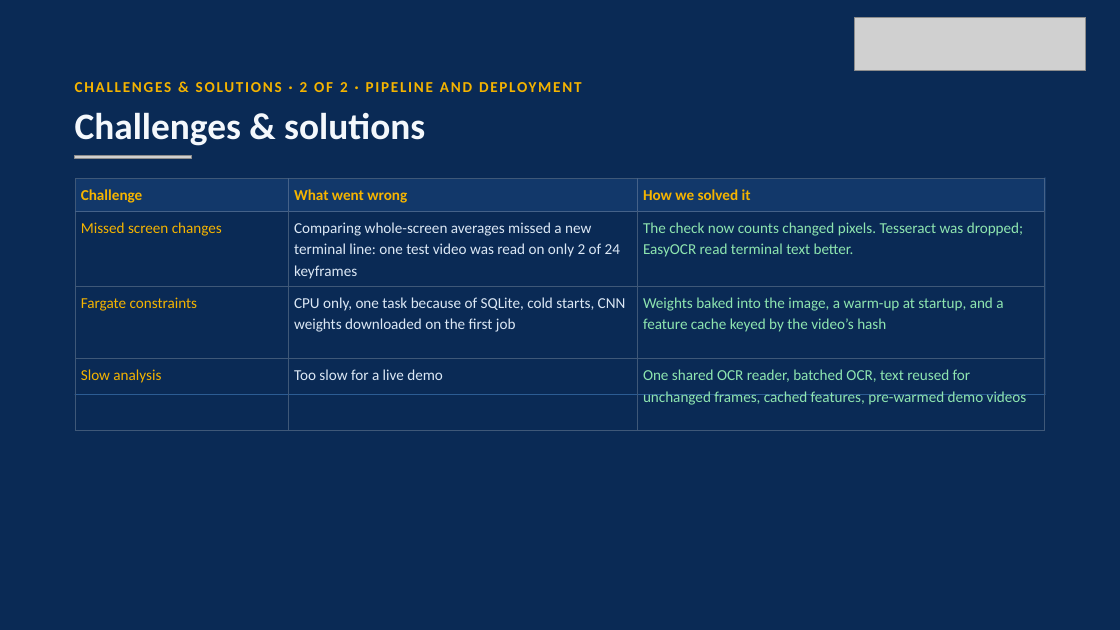
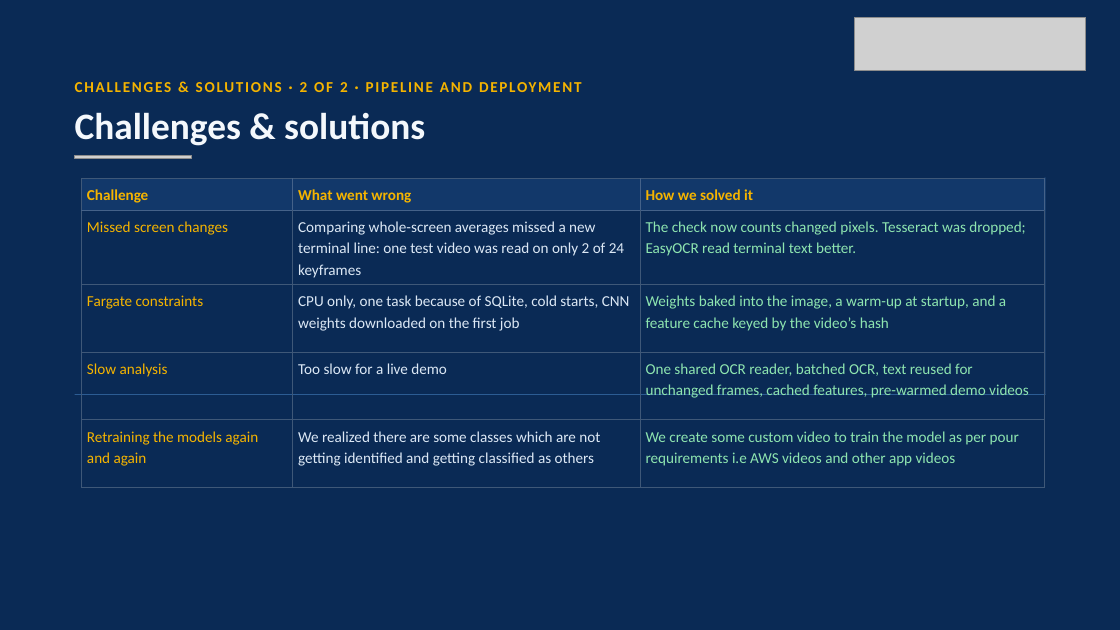
Before and after one commit to laxmi1707/PatternRecognSystem-Video2Text, a slide deck: slide 22 of presentation/Group_21_Slides_FinalPresentation.pptx. Drawn at 1120x630 pixels with LibreOffice and Linux fonts; fonts in the diff are those of the drawing; grey boxes stand for pictures. Boxes give left, top, right and bottom in pixels: in the first picture for what was removed or moved away, otherwise in the second. Text is boxed around its words. In the diff, an @@ line names an element or a change of style, - is before the commit and + after.

```diff
--- a/presentation/Group_21_Slides_FinalPresentation.pptx
+++ b/presentation/Group_21_Slides_FinalPresentation.pptx
@@ table at <box>82,178,1044,493</box> @@
+row 5: Retraining the models again and again | We realized there are some classes which are not getting identified and getting classified as others | We create some custom video to train the model as per pour requirements i.e AWS videos and other app videos
@@ table: place and size @@
-table at <box>76,178,1045,431</box>
+table at <box>82,178,1044,493</box>
```
